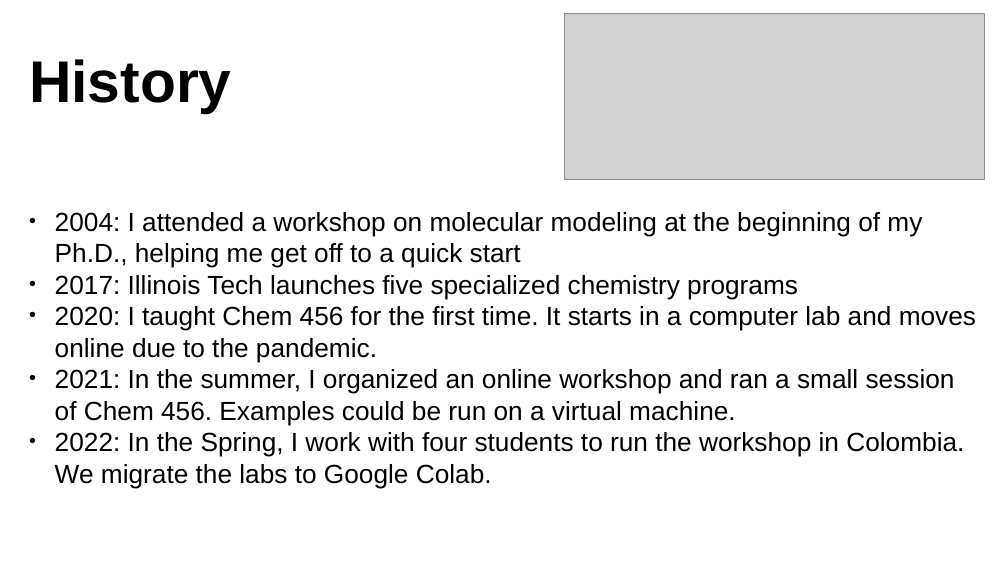
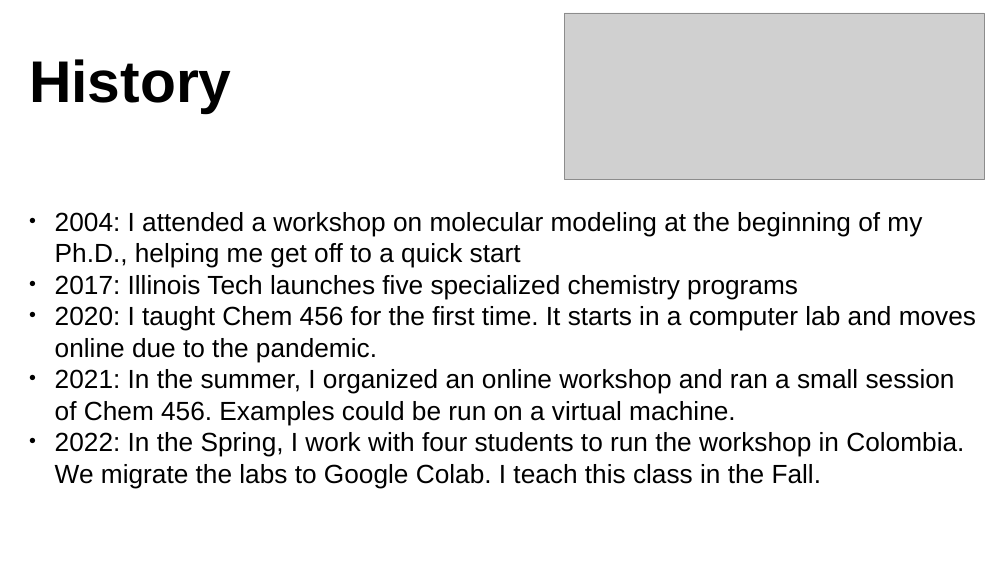
Before and after one commit to daveminh/Chem456-2024F, a slide deck: slide 2 of slides/08-26-Introduction.pptx. Drawn at 1008x567 pixels with LibreOffice and Linux fonts; fonts in the diff are those of the drawing; grey boxes stand for pictures. Boxes give left, top, right and bottom in pixels: in the first picture for what was removed or moved away, otherwise in the second. Text is boxed around its words. In the diff, an @@ line names an element or a change of style, - is before the commit and + after.

```diff
--- a/slides/08-26-Introduction.pptx
+++ b/slides/08-26-Introduction.pptx
@@ text at (x1=55, y1=432, x2=964, y2=488): text changed @@
-• 2022: In the Spring, I work with four students to run the workshop in Colombia. We migrate the labs to Google Colab.
+• 2022: In the Spring, I work with four students to run the workshop in Colombia. We migrate the labs to Google Colab. I teach this class in the Fall.
```
Also in this commit, not shown: 4 other slides changed, 2 slides added, 4 slides removed, 2 other files.
